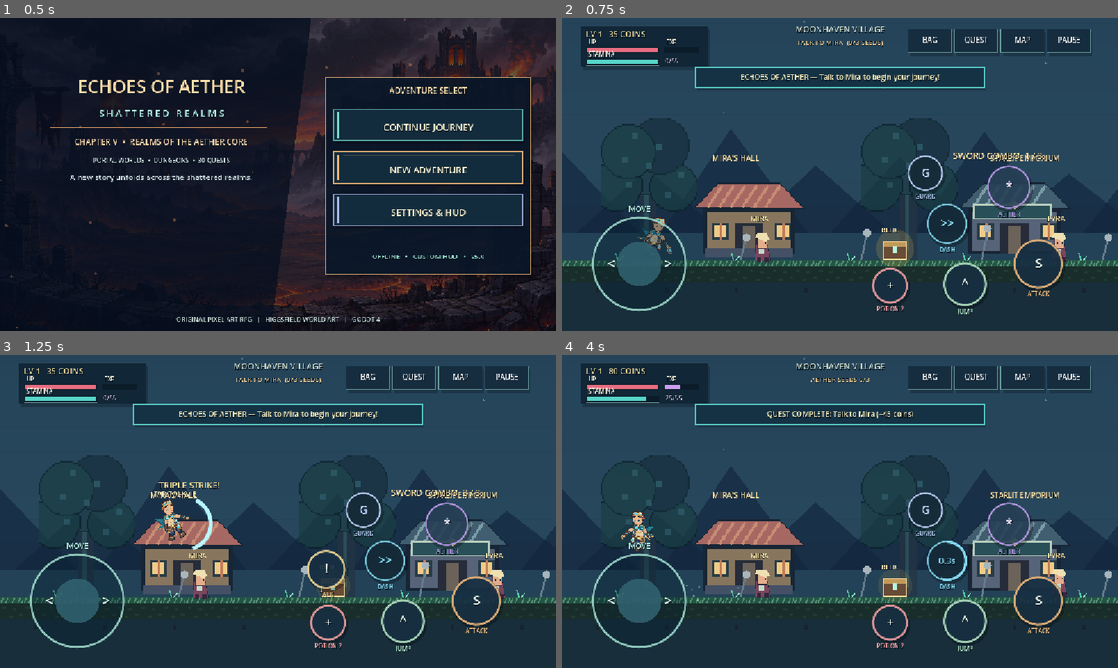
Above: before the commit, frames 1-4 (two rows, left to right).
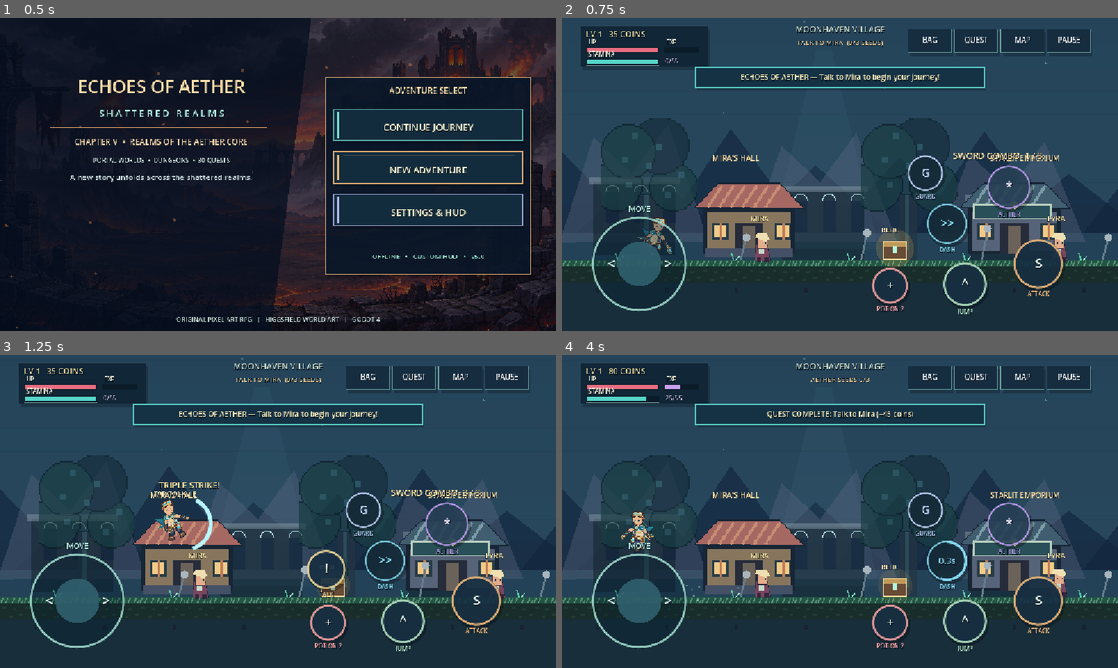
Above: after the commit, the same moments.

Repository: LokiJ07/EchoesOfAether
Game: Godot game, scene res://scenes/Main.tscn
Same seed, same stepped clock (60 frames per second), same inputs: the game is played once before the commit and once after it.
Inputs (mouse positions are in pixels of both pictures, inside the frame that each line leads up to):
- Up to frame 1 (0.5 s): no input
- Up to frame 2 (0.75 s): tap Enter at 0.5 s; move the mouse to (962, 158) at 0.52 s; hold D from 0.53 s (still down); hold J from 0.53 s (still down); click (962, 158) at 0.67 s
- Up to frame 3 (1.25 s): keep holding D; keep holding J; tap Space at 0.77 s
- Up to frame 4 (4 s): release D at 1.25 s; release J at 1.25 s; drag from (728, 527) to (812, 574) at 1.27 s; move the mouse to (895, 442) at 2.02 s; hold D 2.03-2.75 s; tap E at 2.1 s; drag from (812, 574) to (673, 464) at 2.77 s; move the mouse to (1006, 558) at 3.52 s; hold A from 3.53 s (still down); tap Shift at 3.6 s; tap Space at 3.77 s

Frame 1 is identical in both runs. In frame 2, 2.7% of the frame differs, in the area x 0-94%, y 43-69%; in frame 3, 2.5%; in frame 4, 2.7%.

Commit message:
art(v10): add lightweight layered masonry, forest canopies, terraced ruins and illumination to all realm scenes

Diff:
--- a/scripts/Game.gd
+++ b/scripts/Game.gd
@@ -2584,6 +2584,8 @@
 		var sy = -80.0 + float((i * 137) % 325)
 		var light = 0.2 + 0.3 * (0.5 + 0.5 * sin(elapsed * 1.9 + float(i)))
 		draw_circle(Vector2(sx, sy), 1.0 if i % 3 else 2.1, Color(0.74, 0.94, 1, light))
+	# v10 environment depth for every independent realm; drawn behind players and props.
+	draw_v10_realm_depth(left, right)
 	# Scenery: forest canopy, village, and ancient ruins.
 	if left < 1900.0:
 		for x in [190.0, 730.0, 1360.0, 1755.0]:
@@ -2849,6 +2851,87 @@
 		draw_circle(Vector2(7800, 120), 56 + sin(elapsed * 2) * 7, Color(0.6, 0.46, 1, 0.13))
 
 
+func draw_v10_realm_depth(left: float, right: float) -> void:
+	# Universal light-weight 2.5D depth pass for all 27 realm scenes.
+	# Every object is culled to the camera and the active portal bounds;
+	# nothing here blocks controls, movement, or collision.
+	if graphics_quality == 0:
+		return
+	var realm: Dictionary = current_realm()
+	if realm.is_empty(): return
+	var start: float = float(realm["start"])
+	var end: float = float(realm["end"])
+	var tint: Color = Color(str(realm["sky"]))
+	var name: String = str(realm["id"])
+	var kind: String = str(realm["kind"])
+	var is_cavern: bool = kind in ["dungeon","trial"] or name in ["ruins", "crystal"]
+	var is_woods: bool = name in ["forest", "garden", "marsh", "rootcrypt", "verdant_vault", "mire_catacombs"]
+	var is_furnace: bool = name in ["ember", "cinder", "forge_engine"]
+	var first: int = maxi(0, int(floorf((maxf(start, left - 170.0) - start) / 390.0)))
+	var last: int = mini(int(ceilf((end - start) / 390.0)), int(ceilf((minf(end, right + 170.0) - start) / 390.0)))
+	for i in range(first, last + 1):
+		var px: float = start + float(i) * 390.0 + 150.0
+		if px < start + 65.0 or px > end - 75.0: continue
+		var stagger: float = float(i % 4) * 18.0
+		var far_dark: Color = tint.darkened(0.53)
+		far_dark.a = 0.54
+		var near_light: Color = tint.lightened(0.49)
+		near_light.a = 0.43
+		if is_cavern:
+			# Receding masonry arches, inset alcoves and extruded columns.
+			var top: float = 141.0 + stagger
+			draw_rect(Rect2(px - 112.0, top + 40.0, 224.0, 304.0), Color(far_dark.r,far_dark.g,far_dark.b,0.40))
+			draw_arc(Vector2(px, top + 109.0), 94.0, PI, TAU, 28, near_light, 10.0, true)
+			draw_arc(Vector2(px, top + 112.0), 74.0, PI, TAU, 28, Color(0.02,0.06,0.14,0.27), 10.0, true)
+			for side in [-1.0,1.0]:
+				var col_x: float = px + side * 106.0
+				draw_rect(Rect2(col_x - 15.0, top + 90.0, 30.0, 282.0), far_dark)
+				draw_rect(Rect2(col_x - 20.0, top + 86.0, 40.0, 11.0), near_light)
+				draw_rect(Rect2(col_x - 13.0, top + 91.0, 5.0, 258.0), Color(0.75,0.91,0.93,0.13))
+			draw_colored_polygon(PackedVector2Array([
+				Vector2(px,top+135.0),Vector2(px+19.0,top+170.0),
+				Vector2(px,top+207.0),Vector2(px-19.0,top+170.0)]),
+				Color("76d2da") if i % 3 == 0 else Color("807db4"))
+			draw_rect(Rect2(px - 59.0, top + 271.0, 118.0, 8.0), near_light)
+		elif is_woods:
+			# Three overlapping canopy planes with roots and light scattering.
+			draw_colored_polygon(PackedVector2Array([
+				Vector2(px-22.0,500.0),Vector2(px-6.0,278.0+stagger),
+				Vector2(px+19.0,280.0+stagger),Vector2(px+34.0,500.0)]),far_dark)
+			for j in range(5):
+				var angle: float = float(j) * TAU / 5.0
+				var xx: float = px + cos(angle) * 85.0
+				var yy: float = 271.0 + sin(angle) * 53.0 + stagger
+				draw_circle(Vector2(xx,yy),54.0,Color(near_light.r*0.61,near_light.g*0.89,near_light.b*0.73,0.26))
+				draw_circle(Vector2(xx+10.0,yy-11.0),27.0,Color(0.42,0.74,0.66,0.12))
+			draw_line(Vector2(px,350.0),Vector2(px-49.0,500.0),near_light,6.0)
+			draw_line(Vector2(px,362.0),Vector2(px+54.0,500.0),far_dark,8.0)
+		else:
+			# Stone terrace blocks and layered distant ramparts/rooflines.
+			draw_colored_polygon(PackedVector2Array([
+				Vector2(px-155.0,463.0),Vector2(px-85.0,245.0+stagger),
+				Vector2(px-5.0,320.0+stagger),Vector2(px+70.0,218.0+stagger),
+				Vector2(px+154.0,461.0)]),
+				Color(near_light.r*0.61, near_light.g*0.62, near_light.b*0.73,0.40))
+			draw_rect(Rect2(px-85.0,337.0+stagger,170.0,151.0), far_dark)
+			draw_rect(Rect2(px-94.0,328.0+stagger,188.0,13.0),near_light)
+			for j in range(3):
+				var wx: float = px - 59.0 + float(j) * 59.0
+				draw_rect(Rect2(wx,358.0+stagger,27.0,65.0),Color(0.04,0.12,0.22,0.48))
+				draw_arc(Vector2(wx+13.5,358.0+stagger),13.5,PI,TAU,15,Color("b0d4dc"),2.0)
+		if is_furnace:
+			var glow_x: float = px + 47.0
+			draw_circle(Vector2(glow_x,405.0),38.0,Color(0.97,0.42,0.18,0.15))
+			draw_colored_polygon(PackedVector2Array([
+				Vector2(glow_x-12.0,463.0),Vector2(glow_x,387.0+sin(elapsed)*8.0),
+				Vector2(glow_x+20.0,463.0)]),Color(0.96,0.55,0.23,0.29))
+		# Dim beams establish depth without bright overlays across the hero.
+		if i % 3 == 1:
+			draw_colored_polygon(PackedVector2Array([
+				Vector2(px-13.0,65.0),Vector2(px+19.0,65.0),
+				Vector2(px+117.0,476.0),Vector2(px-114.0,476.0)]),
+				Color(0.60,0.93,0.94,0.034))
+
 func draw_expansion_scenery(left: float, right: float) -> void:
 	# All details are authored procedurally so the extra maps need no network assets.
 	if right > 8400.0 and left < 10800.0:
